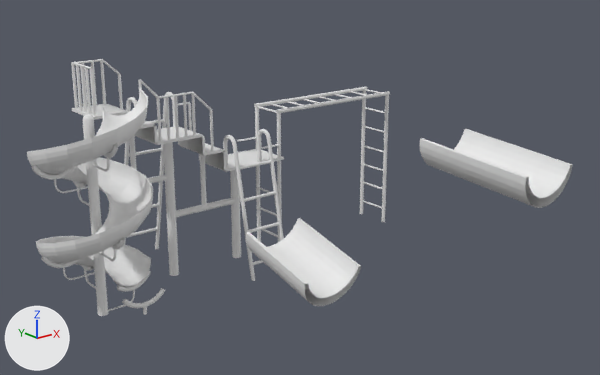
The OBJ model model/spiral-slide/spiral-slide.obj: old version first, new version second.
Rendered twice from a camera (50 mm lens) standing at (-15.4, -20.36, 10.69) and looking at (-0.92, -2.26, 3.45). The lights are fixed; the arrows at lower left show +X, +Y and +Z. Where no turn or scale is listed for an object, it has been applied to the vertices. Vertices at the same position are counted once.

Script lines for the objects in view, before the commit:
```python
me_circle_000_circle_003 = bpy.data.meshes.new('Circle.000_Circle.003')
me_circle_000_circle_003.from_pydata(...)  # 1056 vertices, 1024 faces; spans x -7.79..-4.5, y -1.3..1.99, z 0.58..6.43
me_circle_001_circle_005 = bpy.data.meshes.new('Circle.001_Circle.005')
me_circle_001_circle_005.from_pydata(...)  # 64 vertices, 32 faces; spans x 1.5..3.5, y -8.29..-4.56, z 3.7..5.0
me_circle_circle_004 = bpy.data.meshes.new('Circle_Circle.004')
me_circle_circle_004.from_pydata(...)  # 64 vertices, 32 faces; spans x -2.64..-0.64, y -4.64..-1.69, z 0.72..2.37
me_cylinder_circle_002 = bpy.data.meshes.new('cylinder_Circle.002')
me_cylinder_circle_002.from_pydata(...)  # 546 vertices, 545 faces; spans x -6.28..-5.98, y 0.21..0.51, z 0.0..5.88
ob_circle_000_circle_003 = bpy.data.objects.new('Circle.000_Circle.003', me_circle_000_circle_003)
ob_circle_000_circle_003.location = (0.0, 0.0, 0.0)
ob_circle_001_circle_005 = bpy.data.objects.new('Circle.001_Circle.005', me_circle_001_circle_005)
ob_circle_001_circle_005.location = (0.0, 0.0, 0.0)
ob_circle_circle_004 = bpy.data.objects.new('Circle_Circle.004', me_circle_circle_004)
ob_circle_circle_004.location = (0.0, 0.0, 0.0)
ob_cylinder_circle_002 = bpy.data.objects.new('cylinder_Circle.002', me_cylinder_circle_002)
ob_cylinder_circle_002.location = (0.0, 0.0, 0.0)
# also in view: 'Cube' at (0.04, 1.62, 2.84); 'Circle.008_Circle.009' at (-3.03, 3.07, 2.87); 'Circle.005_Circle.025' at (0.06, 1.83, 3.88); 'Circle.002_Circle.024' at (-0.67, 0.3, 2.25); 'Cylinder.020_Cylinder.023' at (-4.13, 0.34, 3.02)
```
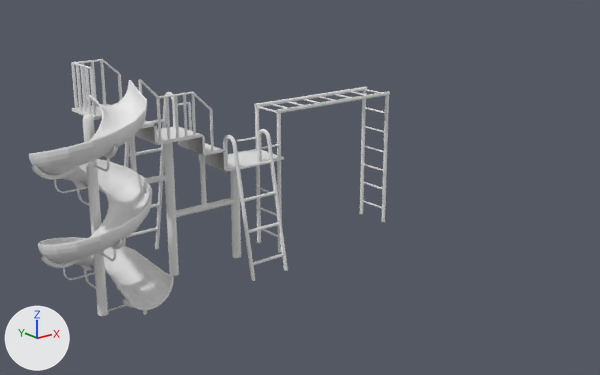
The change, as a list of edits to the scene's bpy script:
```text
Change me_circle_000_circle_003:
    used by ob_circle_000_circle_003; location = (0.0, 0.0, 0.0)
    remove me_circle_000_circle_003.from_pydata(...)  # 1056 vertices, 1024 faces; spans x -7.79..-4.5, y -1.3..1.99, z 0.58..6.43
    add me_circle_000_circle_003.from_pydata(...)  # 1248 vertices, 1216 faces; spans x -7.74..-4.42, y -1.25..1.96, z 0.3..6.56
    me_circle_000_circle_003 part 1: 1056 vertices removed from x -7.79..-4.5, y -1.3..1.99, z 0.58..6.43; 1248 vertices added at x -7.74..-4.42, y -1.25..1.96, z 0.3..6.56
Remove ob_circle_001_circle_005:
    ob_circle_001_circle_005 = bpy.data.objects.new('Circle.001_Circle.005', me_circle_001_circle_005)
    ob_circle_001_circle_005.location = (0.0, 0.0, 0.0)
Remove ob_circle_circle_004:
    ob_circle_circle_004 = bpy.data.objects.new('Circle_Circle.004', me_circle_circle_004)
    ob_circle_circle_004.location = (0.0, 0.0, 0.0)
```

Pixel boxes [x1, y1, x2, y2] of what changed, in the pictures (600 x 375 px):
'Circle.000_Circle.003', reshaped (15% wider, 16% taller)
    before: [27, 88, 153, 287]
    after: [29, 80, 174, 310]
'Circle.001_Circle.005', deleted
    before: [420, 129, 573, 208]
'Circle_Circle.004', deleted
    before: [245, 218, 361, 306]
